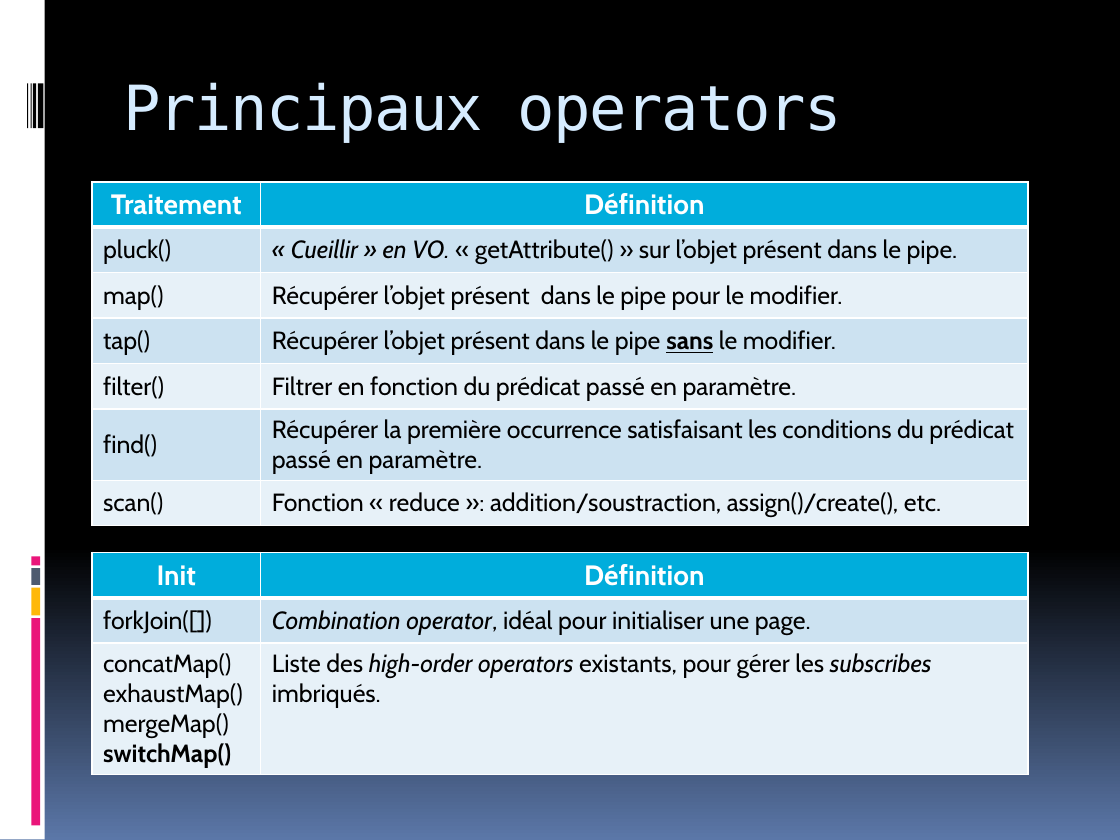
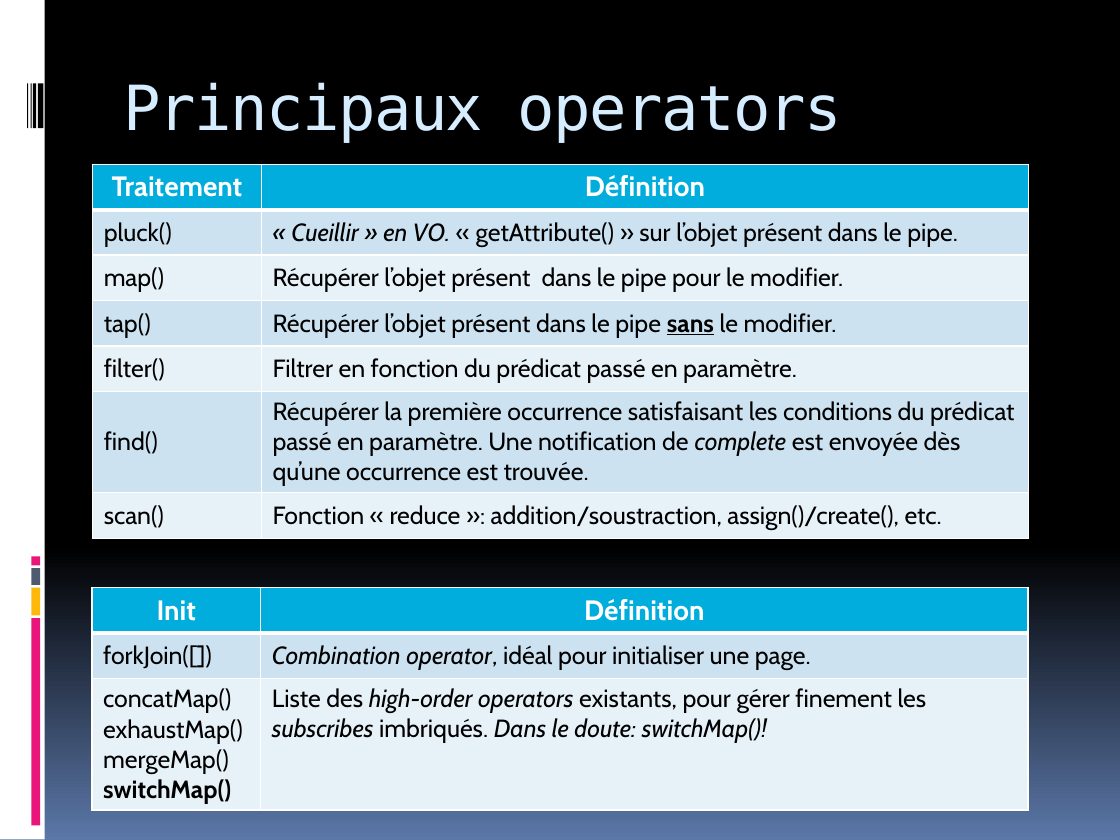
Before and after one commit to Savancosinus/rxjsproject, a slide deck: slide 12 of RxJS_MARBLE_ET_OPERATOR.pptx. Drawn at 1120x840 pixels with LibreOffice and Linux fonts; fonts in the diff are those of the drawing. Boxes give left, top, right and bottom in pixels: in the first picture for what was removed or moved away, otherwise in the second. Text is boxed around its words. In the diff, an @@ line names an element or a change of style, - is before the commit and + after.

```diff
--- a/RxJS_MARBLE_ET_OPERATOR.pptx
+++ b/RxJS_MARBLE_ET_OPERATOR.pptx
@@ table at (x1=93, y1=165, x2=1029, y2=538) @@
-row 6, column 2: Récupérer la première occurrence satisfaisant les conditions du prédicat passé en paramètre.
+row 6, column 2: Récupérer la première occurrence satisfaisant les conditions du prédicat passé en paramètre. Une notification de complete est envoyée dès qu’une occurrence est trouvée.
@@ table resized from (x1=92, y1=181, x2=1028, y2=525) to (x1=93, y1=165, x2=1029, y2=538) @@
@@ table at (x1=92, y1=588, x2=1028, y2=810) @@
-row 3, column 2: Liste des high-order operators existants, pour gérer les subscribes imbriqués.
+row 3, column 2: Liste des high-order operators existants, pour gérer finement les subscribes imbriqués. Dans le doute: switchMap()!
@@ table moved from (x1=92, y1=552, x2=1028, y2=774) to (x1=92, y1=588, x2=1028, y2=810) @@
```
Also in this commit, not shown: 5 other slides changed, 2 other files.
